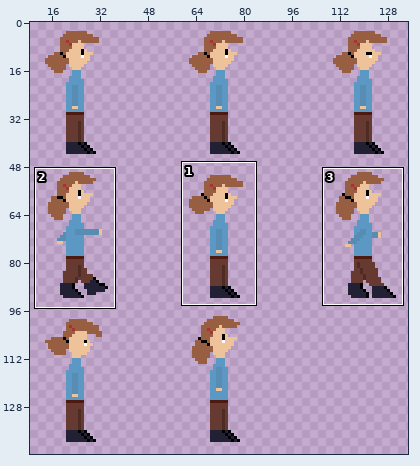
A sprite sheet gets an edit: scenes/characters/alicia/alicia_adulta.png. The first picture is a wide view before the edit; the outline marks the close-up.
Close-up. Earlier state:
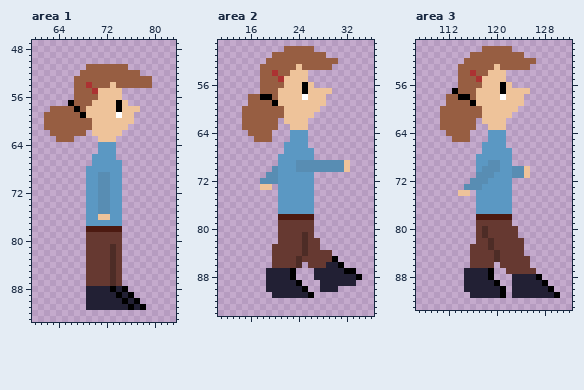
The file is 720x720 pixels, drawn in blocks of 5x5; one block is one cell here. Shown: area 1: x 60..83, y 47..93; area 2: x 11..36, y 49..94; area 3: x 107..132, y 49..93. The wide view leaves out empty margins. The commit also changed other parts of the picture, which this record leaves out.
After:
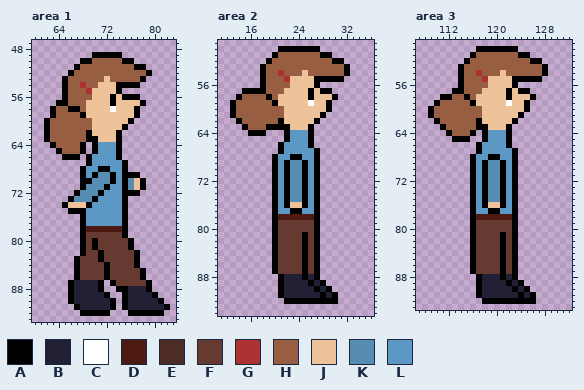
Palette (. is transparent): A #000000  B #222034  C #ffffff  D #4c1a11  E #4d2c26  F #663931  G #ac3232  H #975e42  J #eec39a  K #588db3  L #5b98c3
Changes in this commit:
--- area 1
@@ x 60..83 @@
 48 ........................
-49 ........................
-50 ........................
-51 .........HHHHHHH........
-52 ........HHHHHHHHHH......
-53 .......HHHHHHHHHHHHH....
-54 .......HHGHHHJHHHHHH....
-55 .......HHHGJJJJ.........
-56 .......HHHHJJJJ.........
-57 ......AHHHJJJJAJ........
-58 ...HHHHAHJJJJJAJJJ......
-59 ..HHHHHHAJJJJJCJJ.......
-60 ..HHHHHHHHJJJJJJJ.......
-61 ..HHHHHHHHJJJJJJ........
-62 ...HHHHHH.JJJJJ.........
-63 ....HHH....JJJ..........
-64 ...........LLL..........
-65 ...........LLL..........
-66 ..........LLLL..........
-67 ..........LLLLL.........
-68 .........LLLLLL.........
-69 .........LLKKLL.........
-70 .........LLKKLL.........
-71 .........LLKKLL.........
-72 .........LLKKLL.........
-73 .........LLKKLL.........
-74 .........LLKKLL.........
-75 .........LLKKLL.........
-76 .........LLJJLL.........
-77 .........LLLLLL.........
-78 .........DDDDDD.........
-79 .........FFFFFF.........
-80 .........FFFFFF.........
-81 .........FFFFEF.........
-82 .........FFFFEF.........
-83 .........FFFFEF.........
-84 .........FFFFEF.........
-85 .........FFFFEF.........
-86 .........FFFFEF.........
-87 .........FFFFEF.........
-88 .........BBBBABA........
-89 .........BBBBBABA.......
-90 .........BBBBBBABA......
-91 .........BBBBBBBABA.....
-92 ........................
+49 ..........AAAAA.........
+50 ........AAHHHHHAA.......
+51 .......AHHHHHHHHHAA.....
+52 ......AHHHHHHHHHHHHA....
+53 .....AHHHHHHJHHHHHA.....
+54 .....AHHGHHJJJAAAA......
+55 .....AHHHGJJJJA.........
+56 .....AHHHHJJJAJAAA......
+57 ....AAHHHJJJJAJJJJA.....
+58 ...AHHAAHJJJJCJJJA......
+59 ...AHHHHAJJJJJJJJA......
+60 ..AHHHHHHHJJJJJJA.......
+61 ..AHHHHHHHJJJJJA........
+62 ..AHHHHHHAJJJJA.........
+63 ..AHHHHHHAAJJJA.........
+64 ...AHHHHA.ALLLA.........
+65 ....AHHHA.ALLLA.........
+66 .....AAA.ALLLLA.........
+67 .........ALLLLLA........
+68 ........ALLAALLA........
+69 ........ALAKKALAAA......
+70 ........AAKKKALAKJA.....
+71 ........AKKKALLAKJA.....
+72 .......AKKKALLLAAA......
+73 ......AKKKALLLLA........
+74 .....AJJJALLLLLA........
+75 ......AAALLLLLLA........
+76 ........ALLLLLLA........
+77 ........ALLLLLLA........
+78 ........ADDDDDDA........
+79 ........AFFFFFFA........
+80 ........AFAFFFFFA.......
+81 ........AFAFFFFFA.......
+82 ........AFFAFFFFFA......
+83 .......AFFFAFFFFFA......
+84 .......AFFFFAFFFFA......
+85 .......AFFFFAFFFFFA.....
+86 .......AFFFFAFFFFFA.....
+87 ......ABBBBA.AFFFFFA....
+88 ......ABBBBA..AABBBA....
+89 ......ABBBBBA..ABBBBA...
+90 ......ABBBBBBA.ABBBBBA..
+91 .......ABBBBBA.ABBBBBBA.
+92 ........AAAAA...AAAAAA..
 93 ........................
--- area 2
@@ x 11..36 @@
 49 ..........................
-50 ...........HHHHH..........
-51 .........HHHHHHHHH........
-52 ........HHHHHHHHHHHH......
-53 .......HHHHHHJHHHHH.......
-54 .......HHGHHJJJ...........
-55 .......HHHGJJJJ...........
-56 .......HHHHJJJAJ..........
-57 .......HHHJJJJAJJJJ.......
-58 .....HHAAHJJJJCJJJ........
-59 .....HHHHAJJJJJJJJ........
-60 ....HHHHHHHJJJJJJ.........
-61 ....HHHHHHHJJJJJ..........
-62 ....HHHHHH.JJJJ...........
-63 ....HHHHHH..JJJ...........
-64 .....HHHH...LLL...........
-65 ......HHH...LLL...........
-66 ...........LLLL...........
-67 ...........LLLLL..........
-68 ..........LLLLLL..........
-69 ..........LLLKKKKKKKKJ....
-70 .........KLLLKKKKKKKKJ....
-71 ........KKLLLLLL..........
-72 .......KKKLLLLLL..........
-73 .......JJ.LLLLLL..........
-74 ..........LLLLLL..........
-75 ..........LLLLLL..........
-76 ..........LLLLLL..........
-77 ..........LLLLLL..........
-78 ..........DDDDDD..........
-79 ..........FFFFFF..........
-80 ..........FFFFFF..........
-81 ..........FFFFEF..........
-82 ..........FFFFEFF.........
-83 .........FFFFFEFF.........
-84 .........FFFFFEFFFF.......
-85 .........FFFFEFFFFFA......
-86 .........FFFFE.FFFBBA.....
-87 ........BBBBA...BBBBBAA...
-88 ........BBBBA...BBBBBBBA..
-89 ........BBBBBA...BBBBBB...
-90 ........BBBBBBA..BBB......
-91 .........BBBBBBA..........
-92 ..........................
+50 ..........AAAAAAA.........
+51 .........AHHHHHHHAA.......
+52 ........AHHHHHHHHHHAA.....
+53 .......AHHHHHHHHHHHHHA....
+54 .......AHHGHHHJHHHHHHA....
+55 .......AHHHGJJJJAAAAA.....
+56 .......AHHHHJJJJA.........
+57 ....AAAAHHHJJJJAJAA.......
+58 ...AHHHHAHJJJJJAJJJA......
+59 ..AHHHHHHAJJJJJCJJA.......
+60 ..AHHHHHHHHJJJJJJJA.......
+61 ..AHHHHHHHHJJJJJJA........
+62 ...AHHHHHHAJJJJJA.........
+63 ....AHHHAAAAJJJA..........
+64 .....AAA...ALLLA..........
+65 ...........ALLLA..........
+66 ..........ALLLLA..........
+67 ..........ALLLLLA.........
+68 .........ALLAALLA.........
+69 .........ALAKKALA.........
+70 .........ALAKKALA.........
+71 .........ALAKKALA.........
+72 .........ALAKKALA.........
+73 .........ALAKKALA.........
+74 .........ALAKKALA.........
+75 .........ALAKKALA.........
+76 .........ALAJJALA.........
+77 .........ALLAALLA.........
+78 .........ADDDDDDA.........
+79 .........AFFFFFFA.........
+80 .........AFFFFFFA.........
+81 .........AFFFFAFA.........
+82 .........AFFFFAFA.........
+83 .........AFFFFAFA.........
+84 .........AFFFFAFA.........
+85 .........AFFFFAFA.........
+86 .........AFFFFAFA.........
+87 .........AFFFFAFA.........
+88 ..........ABBBABA.........
+89 ..........ABBBBABA........
+90 ..........ABBBBBABA.......
+91 ..........ABBBBBBABA......
+92 ...........AAAAAAAAA......
 93 ..........................
--- area 3
@@ x 107..132 @@
 49 ..........................
-50 ...........HHHHH..........
-51 .........HHHHHHHHH........
-52 ........HHHHHHHHHHHH......
-53 .......HHHHHHJHHHHH.......
-54 .......HHGHHJJJ...........
-55 .......HHHGJJJJ...........
-56 .......HHHHJJJAJ..........
-57 ......AHHHJJJJAJJJJ.......
-58 .....HHAAHJJJJCJJJ........
-59 .....HHHHAJJJJJJJJ........
-60 ....HHHHHHHJJJJJJ.........
-61 ....HHHHHHHJJJJJ..........
-62 ....HHHHHH.JJJJ...........
-63 ....HHHHHH..JJJ...........
-64 .....HHHH...LLL...........
-65 ......HHH...LLL...........
-66 ...........LLLL...........
-67 ...........LLLLL..........
-68 ..........LLLLLL..........
-69 ..........LLKKLL..........
-70 ..........LKKKLLKKJ.......
-71 ..........KKKLLLKKJ.......
-72 .........KKKLLLL..........
-73 ........KKKLLLLL..........
-74 .......JJ.LLLLLL..........
-75 ..........LLLLLL..........
-76 ..........LLLLLL..........
-77 ..........LLLLLL..........
-78 ..........DDDDDD..........
-79 ..........FFFFFF..........
-80 ..........FEFFFFF.........
-81 ..........FEFFFFF.........
-82 ..........FFEFFFFF........
-83 .........FFFEFFFFF........
-84 .........FFFFEFFFF........
-85 .........FFFFEFFFFF.......
-86 .........FFFF.FFFFF.......
-87 ........BBBBA..FFFFF......
-88 ........BBBBA...BBBBA.....
-89 ........BBBBBA..BBBBBA....
-90 ........BBBBBBA.BBBBBBA...
-91 .........BBBBBA.BBBBBBBA..
-92 ..........................
+50 ..........AAAAAAA.........
+51 .........AHHHHHHHAA.......
+52 ........AHHHHHHHHHHAA.....
+53 .......AHHHHHHHHHHHHHA....
+54 .......AHHGHHHJHHHHHHA....
+55 .......AHHHGJJJJAAAAA.....
+56 .......AHHHHJJJJA.........
+57 ......AAHHHJJJJAJAA.......
+58 ....AAHHAHJJJJJAJJJA......
+59 ...AHHHHHAJJJJJCJJA.......
+60 ..AHHHHHHHHJJJJJJJA.......
+61 ..AHHHHHHHHJJJJJJA........
+62 ...AHHHHHHAJJJJJA.........
+63 ....AHHHHHAAJJJA..........
+64 .....AHHHA.ALLLA..........
+65 ......AAA..ALLLA..........
+66 ..........ALLLLA..........
+67 ..........ALLLLLA.........
+68 .........ALLAALLA.........
+69 .........ALAKKALA.........
+70 .........ALAKKALA.........
+71 .........ALAKKALA.........
+72 .........ALAKKALA.........
+73 .........ALAKKALA.........
+74 .........ALAKKALA.........
+75 .........ALAKKALA.........
+76 .........ALAJJALA.........
+77 .........ALLAALLA.........
+78 .........ADDDDDDA.........
+79 .........AFFFFFFA.........
+80 .........AFFFFFFA.........
+81 .........AFFFFAFA.........
+82 .........AFFFFAFA.........
+83 .........AFFFFAFA.........
+84 .........AFFFFAFA.........
+85 .........AFFFFAFA.........
+86 .........AFFFFAFA.........
+87 .........AFFFFAFA.........
+88 ..........ABBBABA.........
+89 ..........ABBBBABA........
+90 ..........ABBBBBABA.......
+91 ..........ABBBBBBABA......
+92 ...........AAAAAAAAA......
 93 ..........................
Pixel boxes of the changes (left, top, right, bottom) in both close-ups:
changed: (44, 52, 170, 316)
changed: (230, 46, 362, 304)
changed: (428, 46, 560, 304)
